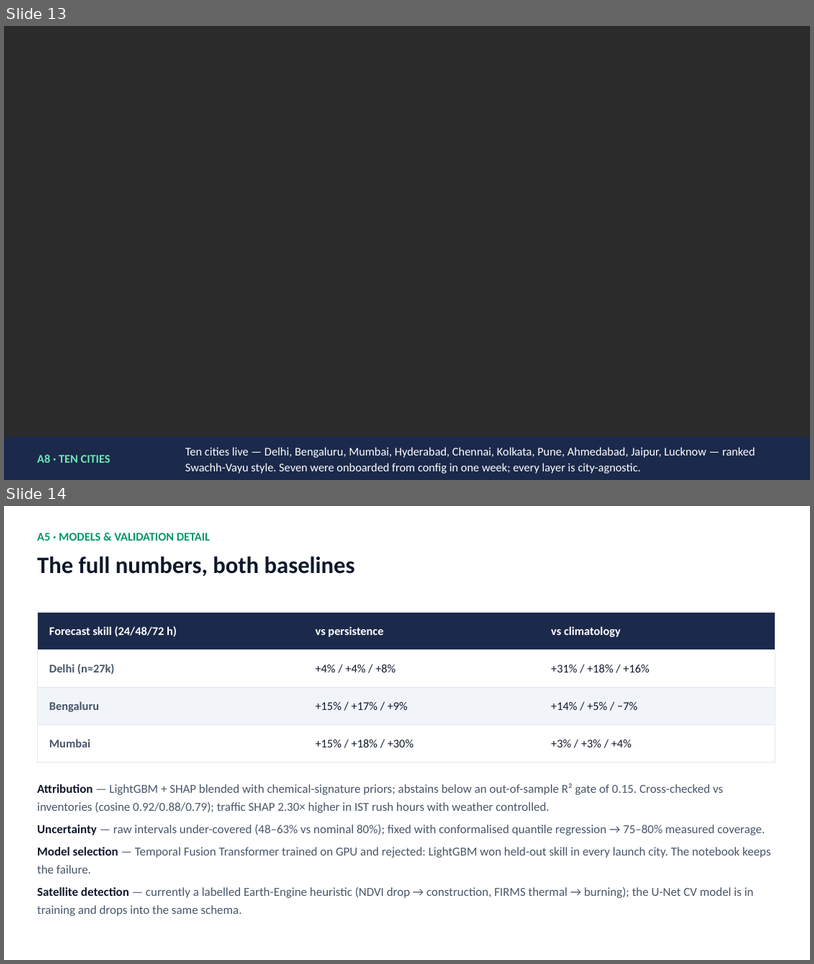
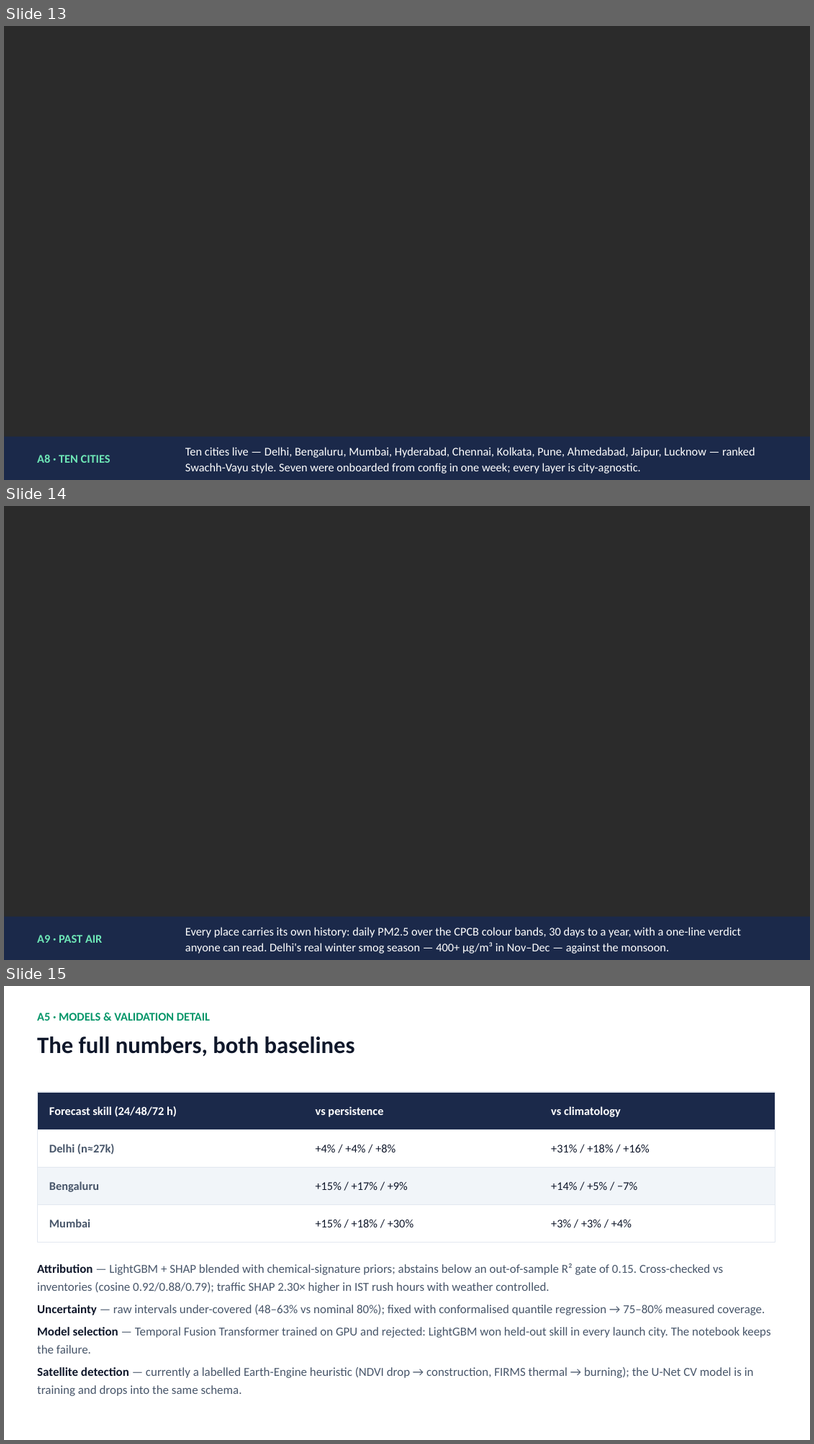
Before and after one commit to omkarrr88/VayuNetra, a slide deck: docs/VayuNetra_Pitch.pptx. Shown one above the other, each under a label of ours: slides 13 and 14 before the commit, slides 13, 14 and 15 after it. The pictures are 814x964 and 814x1444 pixels, drawn with LibreOffice and Linux fonts; fonts in the diff are those of the drawing; background and template pictures are left out; a plain dark background stands for a picture behind light text. Boxes give left, top, right and bottom in pixels: in the first picture for what was removed or moved away, otherwise in the second. Text is boxed around its words. In the diff, an @@ line names an element or a change of style, - is before the commit and + after.

Commit message:
docs: finale deck — past-air history in the loop, demo checkpoint 1, and appendix A9

```diff
--- a/docs/VayuNetra_Pitch.pptx
+++ b/docs/VayuNetra_Pitch.pptx
@@ slide 14 added at (4, 506, 810, 960), background picture (left out) @@
@@ rectangle added at (4, 916, 810, 960), fill #1B294A @@
@@ text added at (37, 934, 102, 942), 14 pt, text #6EE7B7, bold @@
+A9 · PAST AIR
@@ text added at (185, 926, 741, 953), 14 pt, text #FFFFFF @@
+Every place carries its own history: daily PM2.5 over the CPCB colour bands, 30 days to a year, with a one-line verdict anyone can read. Delhi's real winter smog season — 400+ µg/m³ in Nov–Dec — against the monsoon.
@@ what was slide 14 is now slide 15 @@
```
Also in this commit, not shown: 2 slides changed.
